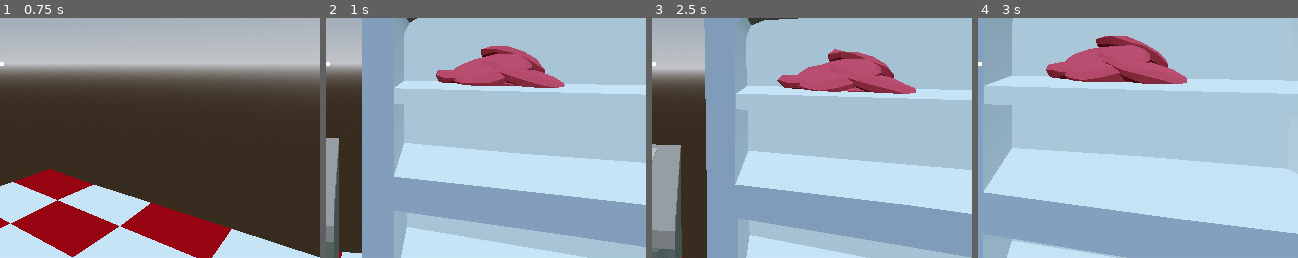
Above: before the commit, frames 1-4 (left to right).
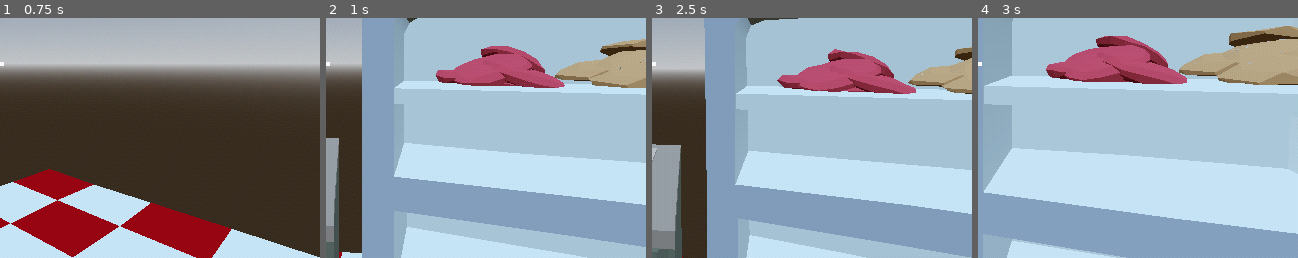
Above: after the commit, the same moments.

Repository: connor-lennox/DemoDisk
Game: Godot game, scene res://game.tscn
Two runs of this game, one before a commit and one after it. Both use one fixed random seed, a clock stepped at 60 frames per second and the inputs below.
Inputs (mouse positions are % of the whole screen's width and height, from its top left):
- Up to frame 1 (0.75 s): move the mouse to (55, 50) at 0.52 s; hold Right (ui_right) from 0.53 s (still down); click (55, 50) at 0.6 s
- Up to frame 2 (1 s): keep holding Right (ui_right)
- Up to frame 3 (2.5 s): move the mouse to (45, 50) at 1.27 s; release Right (ui_right) at 1.28 s; hold Left (ui_left) 1.28-2.03 s; click (45, 50) at 1.35 s; move the mouse to (52, 48) at 2.02 s; hold Right (ui_right) from 2.03 s (still down); click (52, 48) at 2.1 s
- Up to frame 4 (3 s): keep holding Right (ui_right); move the mouse to (49, 52) at 2.77 s; click (49, 52) at 2.85 s
The pictures show only the part of the screen within x 50-100%, y 41-91%; the shares and areas given below are measured in that part.

Frame 1 is identical in both runs. In frame 2, 3.6% of the frame differs, in the area x 71-100%, y 8-30%; in frame 3, 2.0%; in frame 4, 6.2%, in the area x 62-100%, y 3-28%.

Commit message:
burger buns

Diff:
--- /dev/null
+++ b/items/resources/burger_bread_item.tres
@@ -0,0 +1,8 @@
+[gd_resource type="Resource" script_class="FoodItemType" load_steps=3 format=3 uid="uid://b64621o3jjgor"]
+
+[ext_resource type="PackedScene" uid="uid://brkdxaxvfsxlc" path="res://assets/food/Burger_Bread.glb" id="1_3kxld"]
+[ext_resource type="Script" path="res://items/food_item_type.gd" id="1_38uq1"]
+
+[resource]
+script = ExtResource("1_38uq1")
+mesh = ExtResource("1_3kxld")
--- a/scenes/player_test_scene.tscn
+++ b/scenes/player_test_scene.tscn
@@ -12,6 +12,7 @@
 [ext_resource type="PackedScene" uid="uid://j8tcilti0ans" path="res://nodes/objects/fridge/fridge.tscn" id="8_a8p7k"]
 [ext_resource type="PackedScene" uid="uid://dte3uk5uqn7jl" path="res://nodes/objects/food_spawner/food_spawner.tscn" id="11_wdwv7"]
 [ext_resource type="Resource" uid="uid://ctf15b2ggcsm1" path="res://items/resources/burger_patty_raw_item.tres" id="12_ie5j2"]
+[ext_resource type="Resource" uid="uid://b64621o3jjgor" path="res://items/resources/burger_bread_item.tres" id="13_uqn7k"]
 
 [sub_resource type="ProceduralSkyMaterial" id="ProceduralSkyMaterial_mx8i0"]
 sky_horizon_color = Color(0.64625, 0.65575, 0.67075, 1)
@@ -113,3 +114,7 @@
 [node name="FoodSpawner" parent="." instance=ExtResource("11_wdwv7")]
 transform = Transform3D(1, 0, 0, 0, 1, 0, 0, 0, 1, 4.03088, 2.01979, 0.776662)
 food_type = ExtResource("12_ie5j2")
+
+[node name="FoodSpawner2" parent="." instance=ExtResource("11_wdwv7")]
+transform = Transform3D(1, 0, 0, 0, 1, 0, 0, 0, 1, 3.81124, 2.01979, 1.30278)
+food_type = ExtResource("13_uqn7k")
Binary file added: assets/food/Burger_Bread.glb
Not shown, added: assets/food/Burger_Bread.glb.import
Not shown: 1 places in scenes/player_test_scene.tscn that only renumber resources
